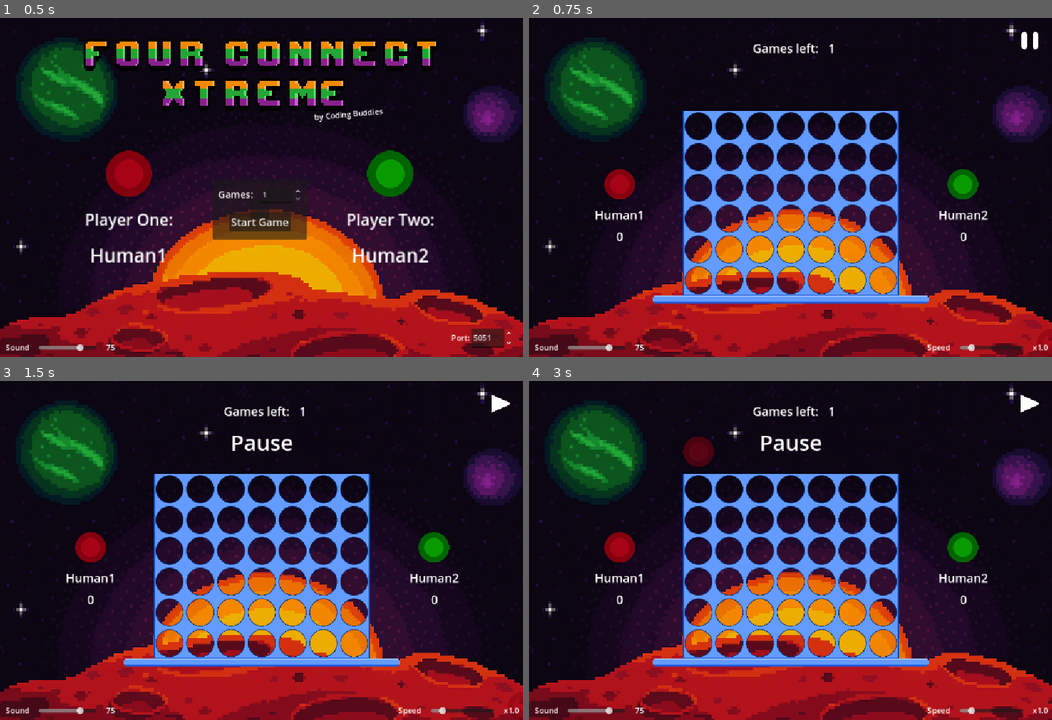
Above: before the commit, frames 1-4 (two rows, left to right).
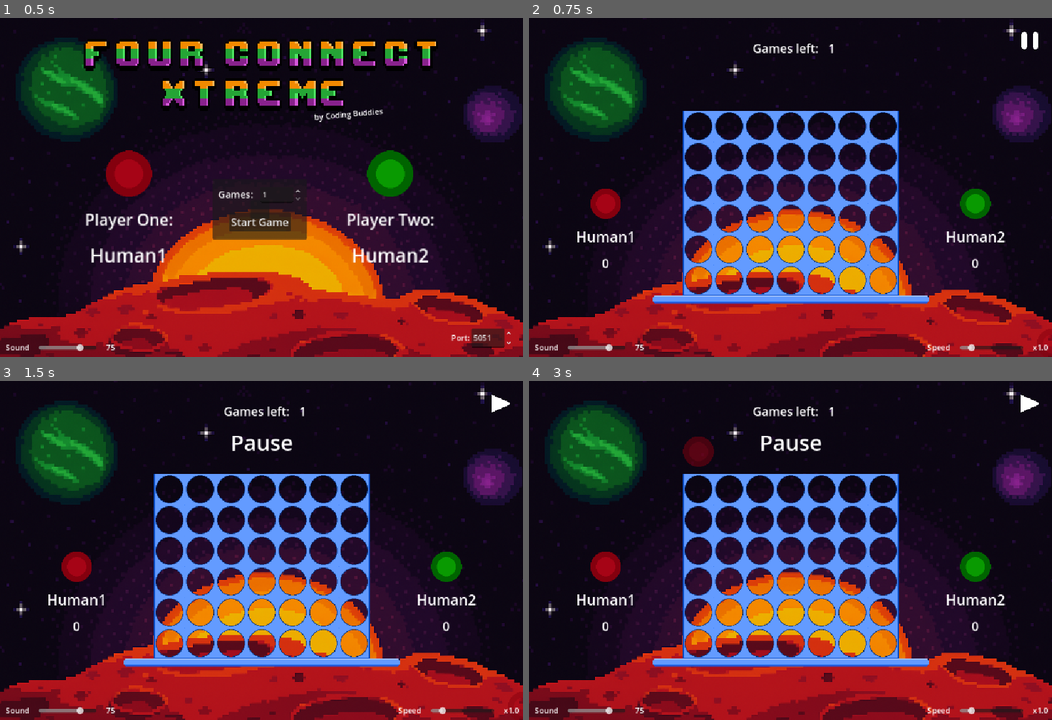
Above: after the commit, the same moments.

Repository: sam-1994/FourConnectXtreme
Game: Godot game, scene res://scenes/startmenu/startmenu.tscn
Same seed, same stepped clock (60 frames per second), same inputs: the game is played once before the commit and once after it.
Inputs (mouse positions are in pixels of both pictures, inside the frame that each line leads up to):
- Up to frame 1 (0.5 s): no input
- Up to frame 2 (0.75 s): click "Start Game" at 0.5 s
- Up to frame 3 (1.5 s): click (502, 404) at 1.25 s
- Up to frame 4 (3 s): tap Enter at 2 s; move the mouse to (905, 533) at 2.02 s; press the mouse at (905, 533) at 2.03 s; tap Space at 2.75 s; move the mouse to (685, 567) at 2.77 s; release the mouse at (685, 567) at 2.78 s; click (685, 567) at 2.85 s

Frame 1 is identical in both runs. In frame 2, 2.1% of the frame differs, in the area x 9-92%, y 44-74%; in frame 3, 2.1%; in frame 4, 2.1%.

Commit message:
Adjust player names to screen

Diff:
--- /dev/null
+++ b/game/global/designer.gd
@@ -0,0 +1,19 @@
+extends Node
+
+func set_label_text(player_name: Label, text: String, font_size: int, max_width: float):
+	_update_font_size_for(player_name, text, font_size, max_width)
+	player_name.set_text(text)
+
+func _update_font_size_for(text_label: Label, text: String, max_font_size: int, max_width) -> void:
+	var min_font_size = 8
+	var font = text_label.get_theme_font("font")
+	if not font:
+		return
+
+	var font_size = max_font_size
+	while font_size > min_font_size:
+		var text_width = font.get_string_size(text, HORIZONTAL_ALIGNMENT_CENTER, -1, font_size).x
+		if text_width <= max_width:
+			break
+		font_size -= 1
+	text_label.add_theme_font_size_override("font_size", font_size)
--- a/game/project.godot
+++ b/game/project.godot
@@ -19,6 +19,7 @@
 
 GameManager="*res://global/game_manager.gd"
 WebsocketServer="*res://global/websocket_server.gd"
+Designer="*res://global/designer.gd"
 
 [display]
 
--- a/game/scenes/game/game.gd
+++ b/game/scenes/game/game.gd
@@ -8,11 +8,11 @@
 
 @onready var coin_hover: TextureRect = $CoinHover
 @onready var board: Board = $Board
-@onready var player_one_name: Label = %Player1
-@onready var player_two_name: Label = %Player2
-
-@onready var player_1_score_label: Label = $Player1Score
-@onready var player_2_score_label: Label = $Player2Score
+@onready var player_one_name: Label = %PlayerOne
+@onready var player_two_name: Label = %PlayerTwo
+
+@onready var player_1_score_label: Label = $VBoxPlayer1/Player1Score
+@onready var player_2_score_label: Label = $VBoxPlayer2/Player2Score
 @onready var games_left_label: Label = $GamesLeft
 
 @onready var play_pause: TextureButton = %PlayPause
@@ -40,8 +40,8 @@
 	_game_reset()
 	games_left_label.text = str(GameManager.games_left)
 	coin_hover.new_spawn_pos.connect(_spawn)
-	player_one_name.set_text(WebsocketServer.get_player_one().name)
-	player_two_name.set_text(WebsocketServer.get_player_two().name)
+	Designer.set_label_text(player_one_name, WebsocketServer.get_player_one().name, 30, 250.0)
+	Designer.set_label_text(player_two_name, WebsocketServer.get_player_two().name, 30, 250.0)
 	_send_update_state()
 
 	WebsocketServer.player_timeout.timeout.connect(player_got_timeout)
--- a/game/scenes/game/game.tscn
+++ b/game/scenes/game/game.tscn
@@ -66,53 +66,72 @@
 horizontal_alignment = 1
 vertical_alignment = 1
 
-[node name="Player1" type="Label" parent="."]
+[node name="VBoxPlayer1" type="VBoxContainer" parent="."]
+anchors_preset = -1
+anchor_left = 0.146
+anchor_top = 0.482
+anchor_right = 0.146
+anchor_bottom = 0.482
+offset_left = -158.848
+offset_top = 11.672
+offset_right = 159.152
+offset_bottom = 190.672
+grow_vertical = 2
+theme_override_constants/separation = 16
+alignment = 1
+
+[node name="TextureRect" type="TextureRect" parent="VBoxPlayer1"]
+layout_mode = 2
+size_flags_horizontal = 4
+texture = ExtResource("6_bdhmt")
+
+[node name="PlayerOne" type="Label" parent="VBoxPlayer1"]
 unique_name_in_owner = true
-offset_left = 92.0
-offset_top = 390.0
-offset_right = 285.0
-offset_bottom = 459.0
+layout_mode = 2
+theme_override_font_sizes/font_size = 24
 text = "Player 1"
-label_settings = SubResource("LabelSettings_ryrav")
 horizontal_alignment = 1
 
-[node name="Player1Score" type="Label" parent="."]
-offset_left = 92.0
-offset_top = 435.0
-offset_right = 285.0
-offset_bottom = 508.0
-text = "0
-"
-label_settings = SubResource("LabelSettings_ryrav")
+[node name="Player1Score" type="Label" parent="VBoxPlayer1"]
+layout_mode = 2
+theme_override_font_sizes/font_size = 26
+text = "0"
+horizontal_alignment = 1
+vertical_alignment = 1
+
+[node name="VBoxPlayer2" type="VBoxContainer" parent="."]
+anchors_preset = -1
+anchor_left = 0.853
+anchor_top = 0.482
+anchor_right = 0.853
+anchor_bottom = 0.482
+offset_left = -159.264
+offset_top = 11.672
+offset_right = 158.736
+offset_bottom = 190.672
+grow_horizontal = 0
+grow_vertical = 2
+theme_override_constants/separation = 16
+alignment = 1
+
+[node name="TextureRect" type="TextureRect" parent="VBoxPlayer2"]
+layout_mode = 2
+size_flags_horizontal = 4
+texture = ExtResource("7_87uf6")
+
+[node name="PlayerTwo" type="Label" parent="VBoxPlayer2"]
+unique_name_in_owner = true
+layout_mode = 2
+theme_override_font_sizes/font_size = 24
+text = "Player 2"
 horizontal_alignment = 1
 
-[node name="Player2" type="Label" parent="."]
-unique_name_in_owner = true
-offset_left = 807.0
-offset_top = 390.0
-offset_right = 1000.0
-offset_bottom = 459.0
-text = "Player 2"
-label_settings = SubResource("LabelSettings_ryrav")
+[node name="Player2Score" type="Label" parent="VBoxPlayer2"]
+layout_mode = 2
+theme_override_font_sizes/font_size = 26
+text = "0"
 horizontal_alignment = 1
-
-[node name="Player2Score" type="Label" parent="."]
-offset_left = 807.0
-offset_top = 435.0
-offset_right = 1000.0
-offset_bottom = 508.0
-text = "0
-"
-label_settings = SubResource("LabelSettings_ryrav")
-horizontal_alignment = 1
-
-[node name="PlayerOneCoin" type="Sprite2D" parent="."]
-position = Vector2(188, 345)
-texture = ExtResource("6_bdhmt")
-
-[node name="PlayerTwoCoin" type="Sprite2D" parent="."]
-position = Vector2(902, 345)
-texture = ExtResource("7_87uf6")
+vertical_alignment = 1
 
 [node name="PlayPause" type="TextureButton" parent="."]
 unique_name_in_owner = true
--- a/game/scenes/results/results.gd
+++ b/game/scenes/results/results.gd
@@ -5,16 +5,17 @@
 @onready var player_2_name: Label = %player2_name
 @onready var player_1_wins = %player1_wins
 @onready var player_2_wins: Label = %player2_wins
-@onready var winning_msg = %winning_msg
+@onready var winning_msg: Label = %winning_msg
 
 func _ready():
-
-	winning_msg.set_text(GameManager.get_winner_name() + " hat's gerissen!")
+	Designer.set_label_text(winning_msg, GameManager.get_winner_name() + " hat's gerissen!", 60, 700)
 	games_played.set_text("Games played: " + str(GameManager.games_total))
-	player_1_name.set_text(str(WebsocketServer.get_player_one().name) + " wins:")
-	player_2_name.set_text(str(WebsocketServer.get_player_two().name) + " wins:")
+	Designer.set_label_text(player_1_name, str(WebsocketServer.get_player_one().name) + " wins:", 30, 550)
+	Designer.set_label_text(player_2_name, str(WebsocketServer.get_player_two().name) + " wins:", 30, 550)
 	player_1_wins.set_text(str(GameManager.player_1_score))
+	player_1_wins.add_theme_font_size_override("font_size", player_1_name.get_theme_font_size("font_size"))
 	player_2_wins.set_text(str(GameManager.player_2_score))
+	player_2_wins.add_theme_font_size_override("font_size", player_2_name.get_theme_font_size("font_size"))
 
 func _on_continue_button_pressed():
 	get_tree().change_scene_to_file("res://scenes/startmenu/startmenu.tscn")
--- a/game/scenes/results/results.tscn
+++ b/game/scenes/results/results.tscn
@@ -28,6 +28,8 @@
 layout_mode = 2
 theme_override_font_sizes/font_size = 60
 text = "<Win Message>"
+horizontal_alignment = 1
+vertical_alignment = 1
 
 [node name="games_played" type="Label" parent="result"]
 unique_name_in_owner = true
@@ -39,38 +41,50 @@
 [node name="summary" type="HBoxContainer" parent="result"]
 layout_mode = 2
 size_flags_horizontal = 4
+theme_override_constants/separation = 8
+alignment = 1
 
 [node name="player" type="VBoxContainer" parent="result/summary"]
 layout_mode = 2
 size_flags_horizontal = 4
+theme_override_constants/separation = 10
 
 [node name="player1_name" type="Label" parent="result/summary/player"]
 unique_name_in_owner = true
 layout_mode = 2
 theme_override_font_sizes/font_size = 30
 text = "player_1 wins:"
+horizontal_alignment = 1
+vertical_alignment = 1
 
 [node name="player2_name" type="Label" parent="result/summary/player"]
 unique_name_in_owner = true
 layout_mode = 2
 theme_override_font_sizes/font_size = 30
 text = "player_2 wins:"
+horizontal_alignment = 1
+vertical_alignment = 1
 
 [node name="wins" type="VBoxContainer" parent="result/summary"]
 layout_mode = 2
 size_flags_horizontal = 4
+theme_override_constants/separation = 10
 
 [node name="player1_wins" type="Label" parent="result/summary/wins"]
 unique_name_in_owner = true
 layout_mode = 2
 theme_override_font_sizes/font_size = 30
 text = "<player_1_wins>"
+horizontal_alignment = 1
+vertical_alignment = 1
 
 [node name="player2_wins" type="Label" parent="result/summary/wins"]
 unique_name_in_owner = true
 layout_mode = 2
 theme_override_font_sizes/font_size = 30
 text = "<player2_wins>"
+horizontal_alignment = 1
+vertical_alignment = 1
 
 [node name="continue_button" type="Button" parent="result"]
 layout_mode = 2
@@ -82,5 +96,6 @@
 stream = ExtResource("3_iaiks")
 volume_db = -5.0
 autoplay = true
+parameters/looping = true
 
 [connection signal="pressed" from="result/continue_button" to="." method="_on_continue_button_pressed"]
--- a/game/scenes/startmenu/startmenu.gd
+++ b/game/scenes/startmenu/startmenu.gd
@@ -10,15 +10,14 @@
 func _ready():
 	current_port_number.set_value_no_signal(WebsocketServer.port)
 
-func _physics_process(_delta: float) -> void:
-	player_one_name.set_text(WebsocketServer.get_player_one().name)
-	player_two_name.set_text(WebsocketServer.get_player_two().name)
+func _process(_delta: float) -> void:
+	Designer.set_label_text(player_one_name, WebsocketServer.get_player_one().name, 26, 150.0)
+	Designer.set_label_text(player_two_name, WebsocketServer.get_player_two().name, 26, 150.0)
 
 func _on_button_pressed():
 	var amount = int(games.value)
 	GameManager.init(amount)
 	get_tree().change_scene_to_file("res://scenes/game/game.tscn")
 
-
 func _on_port_number_value_changed(value: int):
 	WebsocketServer.restart_server_on(int(value))
--- a/game/scenes/startmenu/startmenu.tscn
+++ b/game/scenes/startmenu/startmenu.tscn
@@ -63,6 +63,8 @@
 layout_mode = 2
 theme_override_font_sizes/font_size = 22
 text = "Player One:"
+horizontal_alignment = 1
+vertical_alignment = 1
 
 [node name="PlayerOneName" type="Label" parent="Panel/PlayerPanel/PlayerOneBox"]
 unique_name_in_owner = true
@@ -71,7 +73,6 @@
 text = "Human"
 horizontal_alignment = 1
 vertical_alignment = 1
-text_overrun_behavior = 3
 
 [node name="PlayerTwoBox" type="VBoxContainer" parent="Panel/PlayerPanel"]
 layout_mode = 1
@@ -101,6 +102,8 @@
 layout_mode = 2
 theme_override_font_sizes/font_size = 22
 text = "Player Two:"
+horizontal_alignment = 1
+vertical_alignment = 1
 
 [node name="PlayerTwoName" type="Label" parent="Panel/PlayerPanel/PlayerTwoBox"]
 unique_name_in_owner = true
Not shown, added: game/global/designer.gd.uid
